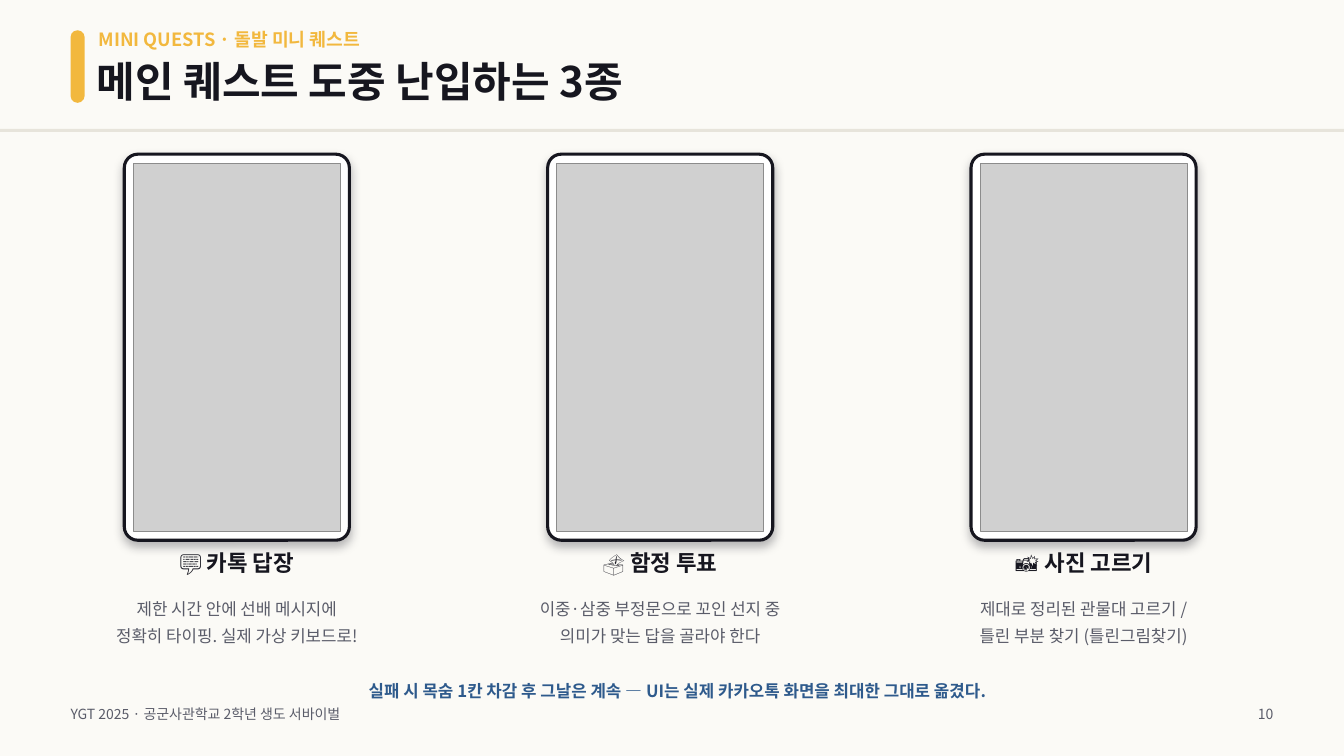
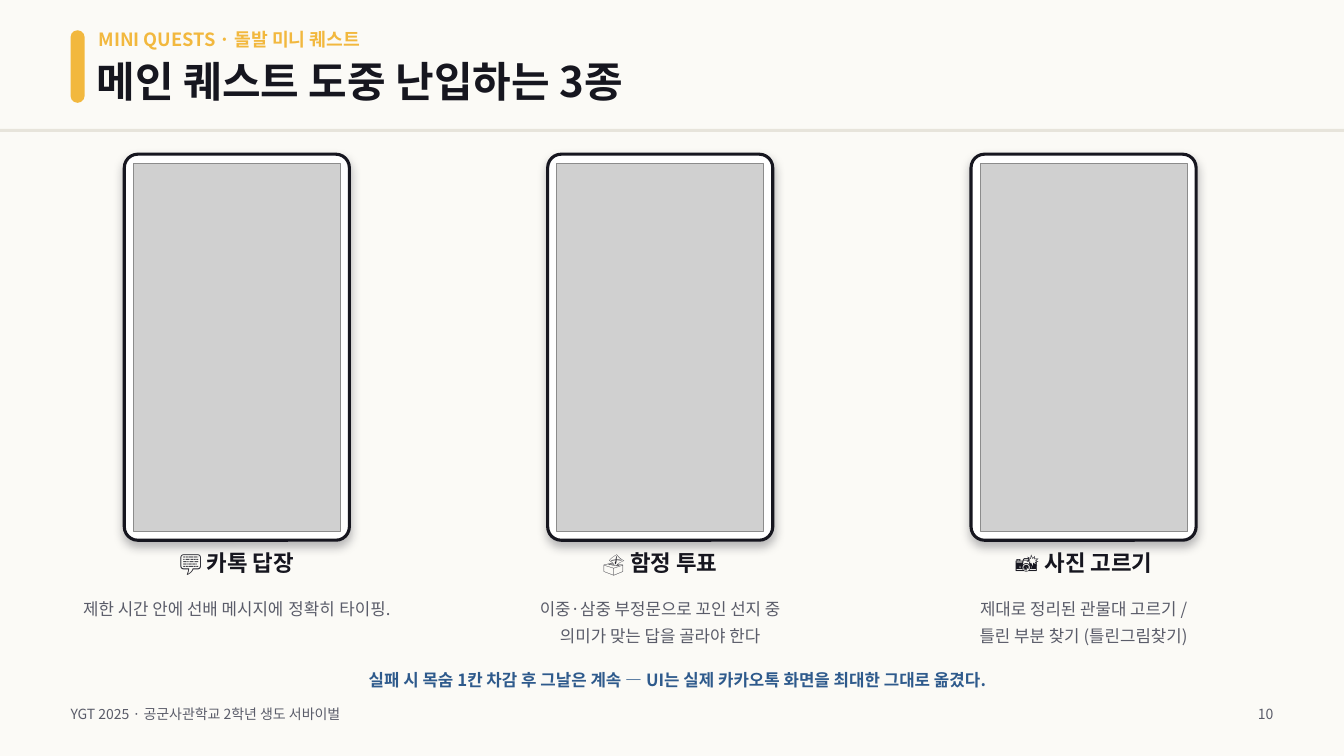
Before and after one commit to HyosanL/YGT2025, a slide deck: slide 10 of YGT2025_발표자료.pptx. Drawn at 1344x756 pixels with LibreOffice and Linux fonts; fonts in the diff are those of the drawing; grey boxes stand for pictures. Boxes give left, top, right and bottom in pixels: in the first picture for what was removed or moved away, otherwise in the second. Text is boxed around its words. In the diff, an @@ line names an element or a change of style, - is before the commit and + after.

```diff
--- a/YGT2025_발표자료.pptx
+++ b/YGT2025_발표자료.pptx
@@ text at (x1=83, y1=601, x2=390, y2=617): text changed @@
-제한 시간 안에 선배 메시지에
-정확히 타이핑. 실제 가상 키보드로!
+제한 시간 안에 선배 메시지에 정확히 타이핑.
@@ text "실패 시 목숨 1칸 차감 ..." moved from (x1=369, y1=683, x2=986, y2=699) to (x1=369, y1=672, x2=986, y2=688) @@
```
Also in this commit, not shown: 9 other slides changed, 1 slide removed, 4 other files.
